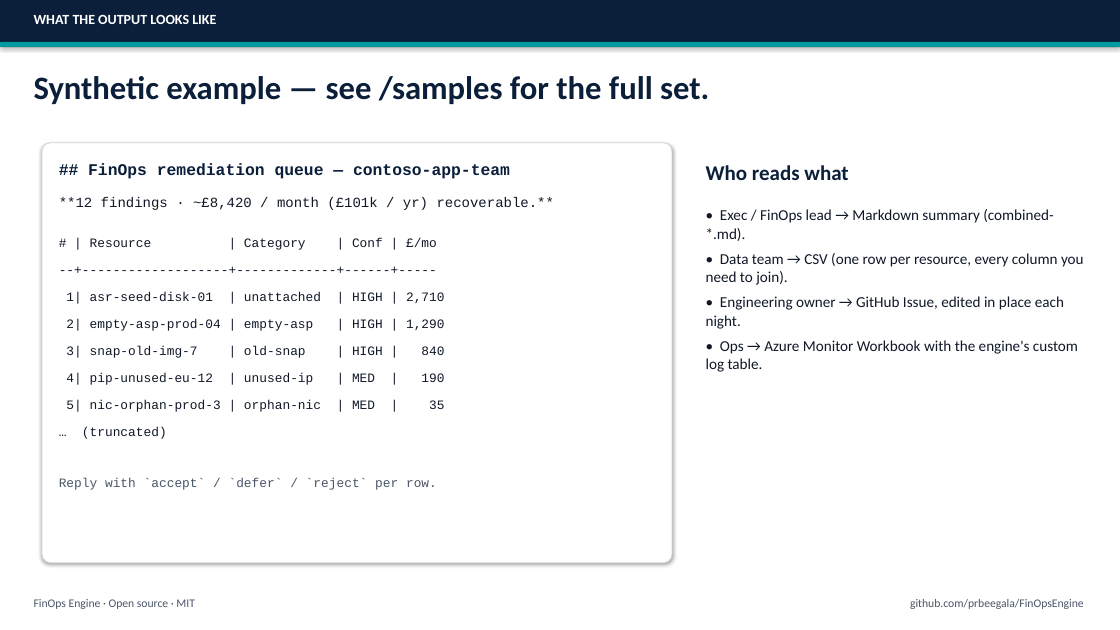
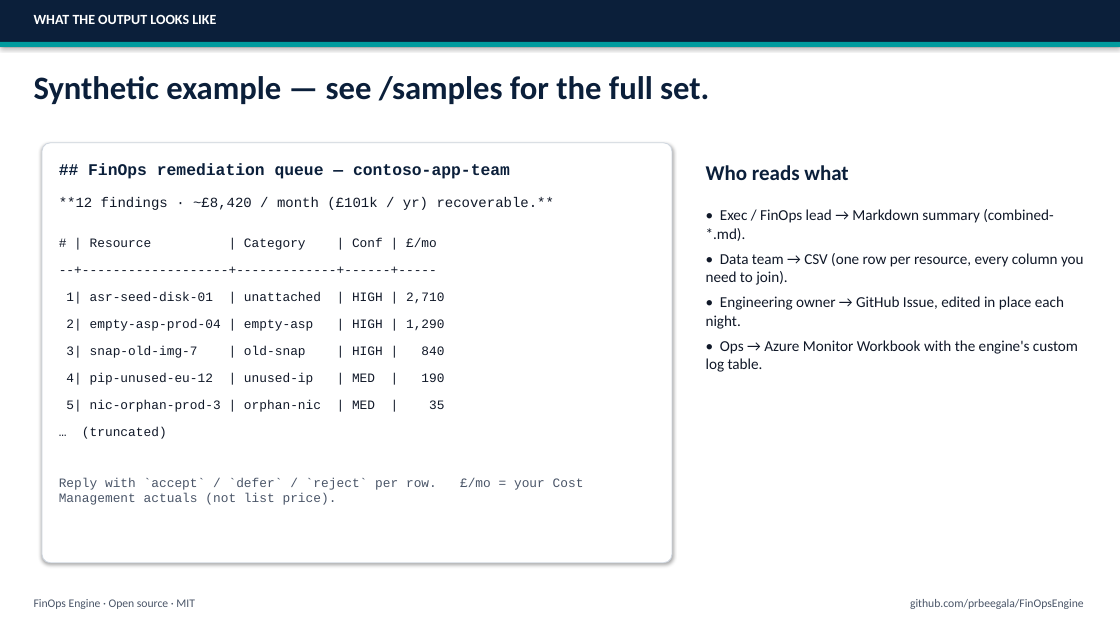
Before and after one commit to prbeegala/FinOpsEngine, a slide deck: slide 9 of docs/finops-engine-overview.pptx. Drawn at 1120x630 pixels with LibreOffice and Linux fonts; fonts in the diff are those of the drawing. Boxes give left, top, right and bottom in pixels: in the first picture for what was removed or moved away, otherwise in the second. Text is boxed around its words. In the diff, an @@ line names an element or a change of style, - is before the commit and + after.

```diff
--- a/docs/finops-engine-overview.pptx
+++ b/docs/finops-engine-overview.pptx
@@ text at bbox=[59, 478, 437, 505]: text changed @@
-Reply with `accept` / `defer` / `reject` per row.
+Reply with `accept` / `defer` / `reject` per row. £/mo = your Cost Management actuals (not list price).
```
Also in this commit, not shown: 7 other slides changed, 1 other file.
